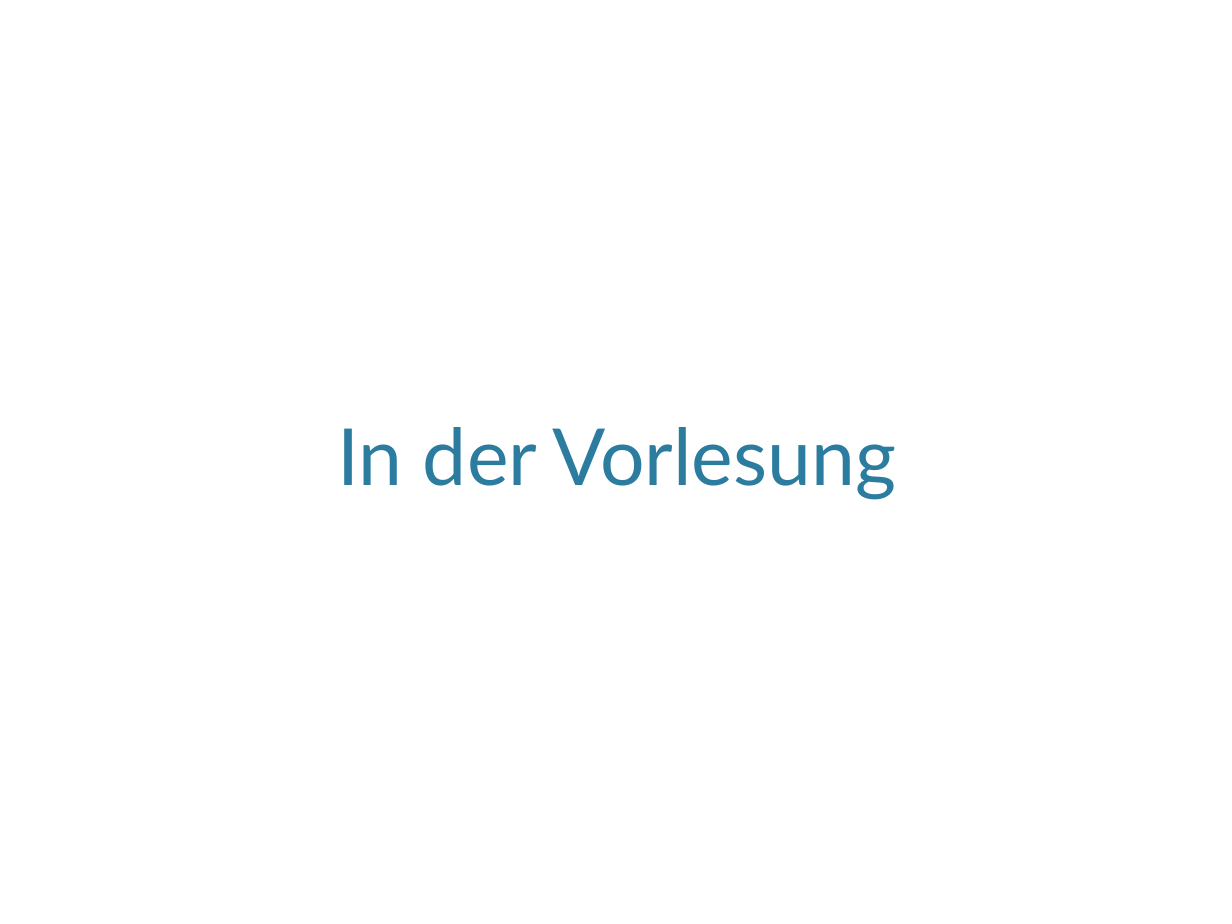
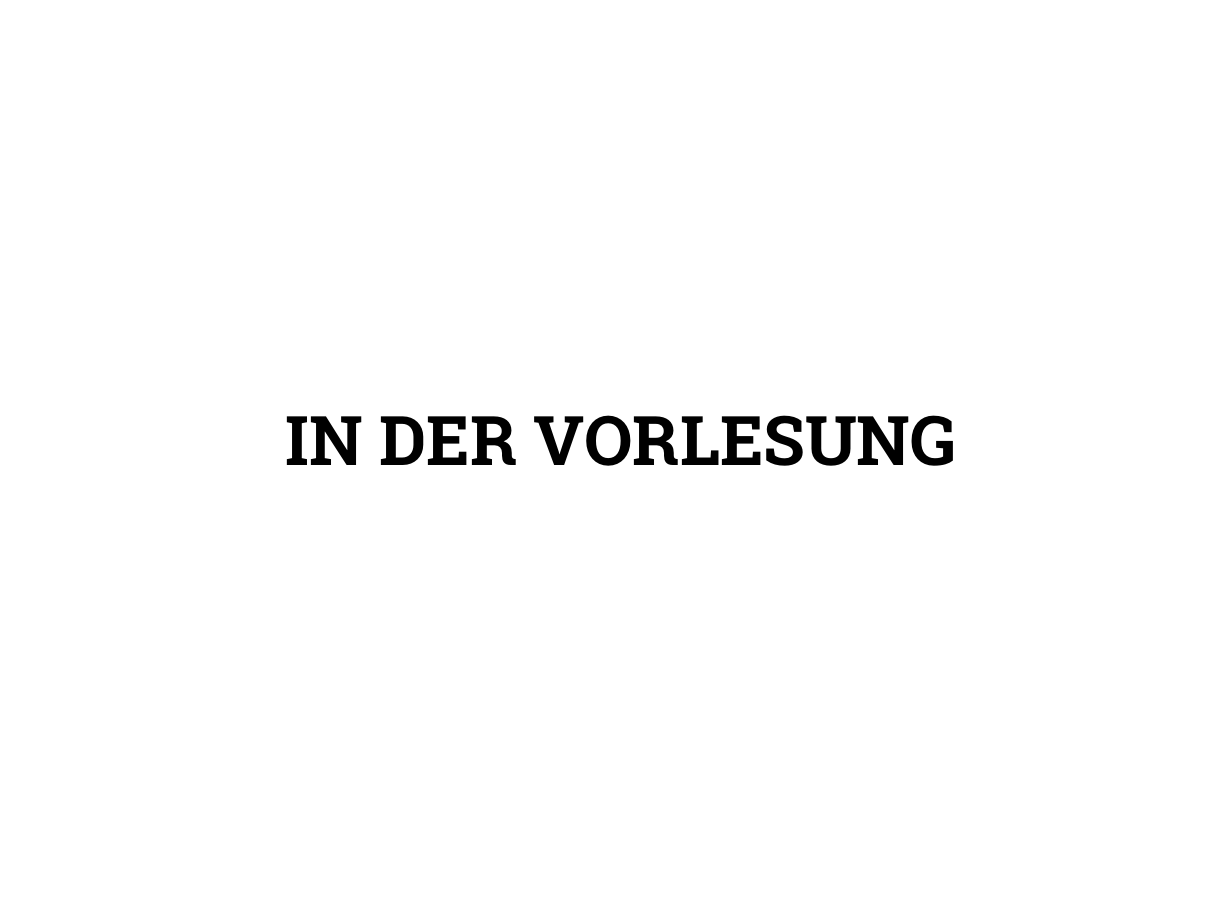
Before and after one commit to SWT-Projektgruppe-2015/Rollenspielmanager, a slide deck: slide 2 of Dokumente/SWT-Vortrag/SWTStudentenVortrag.pptx. Drawn at 1232x924 pixels with LibreOffice and Linux fonts; fonts in the diff are those of the drawing; background and template pictures are left out. Boxes give left, top, right and bottom in pixels: in the first picture for what was removed or moved away, otherwise in the second. Text is boxed around its words. In the diff, an @@ line names an element or a change of style, - is before the commit and + after.

```diff
--- a/Dokumente/SWT-Vortrag/SWTStudentenVortrag.pptx
+++ b/Dokumente/SWT-Vortrag/SWTStudentenVortrag.pptx
@@ title "IN DER VORLESUNG" at (x1=285, y1=415, x2=957, y2=466): vertical alignment bottom to top @@
@@ title at (x1=285, y1=415, x2=957, y2=466): text changed; size 46 to 40 pt; font Lato to Roboto Slab; text colour #2C7C9F to #000000; bold on @@
-In der Vorlesung
+IN DER VORLESUNG
```
Also in this commit, not shown: 7 other slides changed, 1 slide removed.
